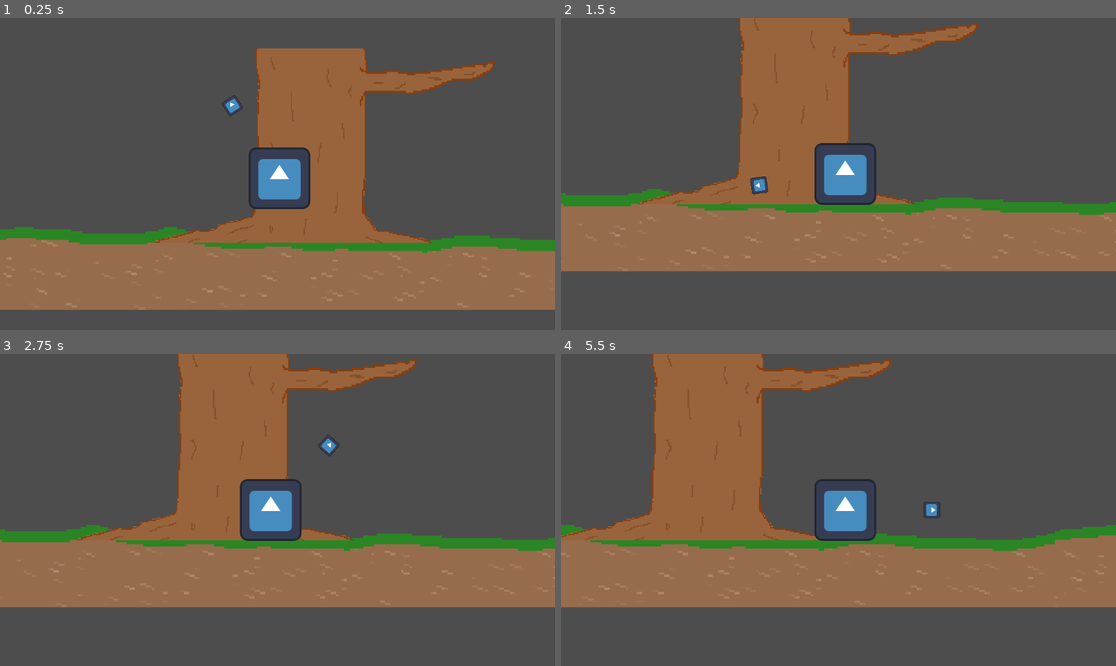
Above: before the commit, frames 1-4 (two rows, left to right).
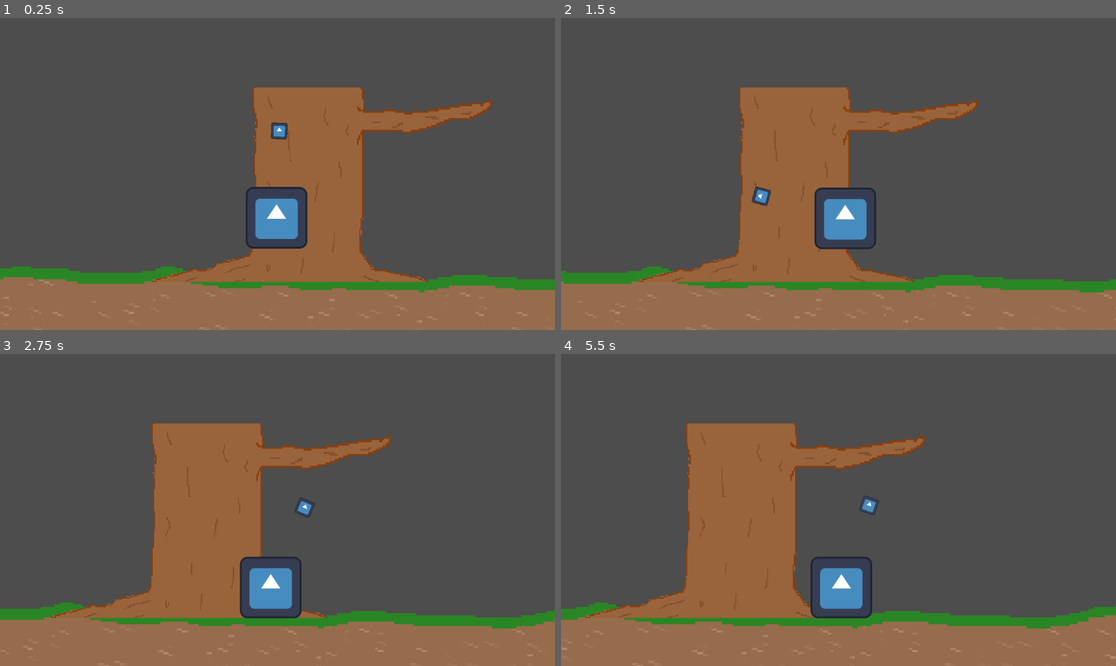
Above: after the commit, the same moments.

Repository: paxelotl/lame-jam-48
Game: Godot game, scene res://main.tscn
Same seed, same stepped clock (60 frames per second), same inputs: the game is played once before the commit and once after it. The engine's default icon, where the game draws it, is replaced by a stand-in: a white triangle on a blue panel in a dark square.
Inputs (mouse positions are in pixels of both pictures, inside the frame that each line leads up to):
- Up to frame 1 (0.25 s): no input
- Up to frame 2 (1.5 s): move the mouse to (960, 158) at 0.52 s; press the mouse at (960, 158) at 0.53 s; hold D (move_right) from 0.53 s (still down); move the mouse to (727, 189) at 1.27 s; release the mouse at (727, 189) at 1.28 s; click (727, 189) at 1.35 s
- Up to frame 3 (2.75 s): move the mouse to (333, 441) at 2.02 s; release D (move_right) at 2.03 s; press the mouse at (333, 441) at 2.03 s; hold A (move_left) from 2.03 s (still down)
- Up to frame 4 (5.5 s): move the mouse to (810, 572) at 2.77 s; release A (move_left) at 2.78 s; release the mouse at (810, 572) at 2.78 s; hold D (move_right) 2.78-4.28 s; click (810, 572) at 2.85 s; move the mouse to (1005, 556) at 3.52 s; press the mouse at (1005, 556) at 3.53 s; move the mouse to (672, 463) at 4.27 s; release the mouse at (672, 463) at 4.28 s; hold A (move_left) 4.28-5.03 s; click (672, 463) at 4.35 s; move the mouse to (866, 510) at 5.02 s; press the mouse at (866, 510) at 5.03 s; hold D (move_right) from 5.03 s (still down)

The runs differ from the first frame. In frame 1, 29% of the frame differs, in the area x 0-100%, y 9-100%; in frame 2, 47%; in frame 3, 48%; in frame 4, 50%, in the area x 0-100%, y 0-100%.

Commit message:
Hide void beneath ground

Diff:
--- a/camera.gd
+++ b/camera.gd
@@ -3,4 +3,6 @@
 @onready var player = $"../Player"
 
 func _process(delta: float) -> void:
-	position = player.position
+	position.x = player.position.x
+	if player.global_position.y < 360:
+		position.y = player.position.y
--- a/main.tscn
+++ b/main.tscn
@@ -27,7 +27,7 @@
 [node name="Main" type="Node"]
 
 [node name="Camera" type="Camera2D" parent="."]
-position = Vector2(398, 539)
+position = Vector2(576, 360)
 position_smoothing_enabled = true
 position_smoothing_speed = 13.0
 script = ExtResource("1_nd02i")
